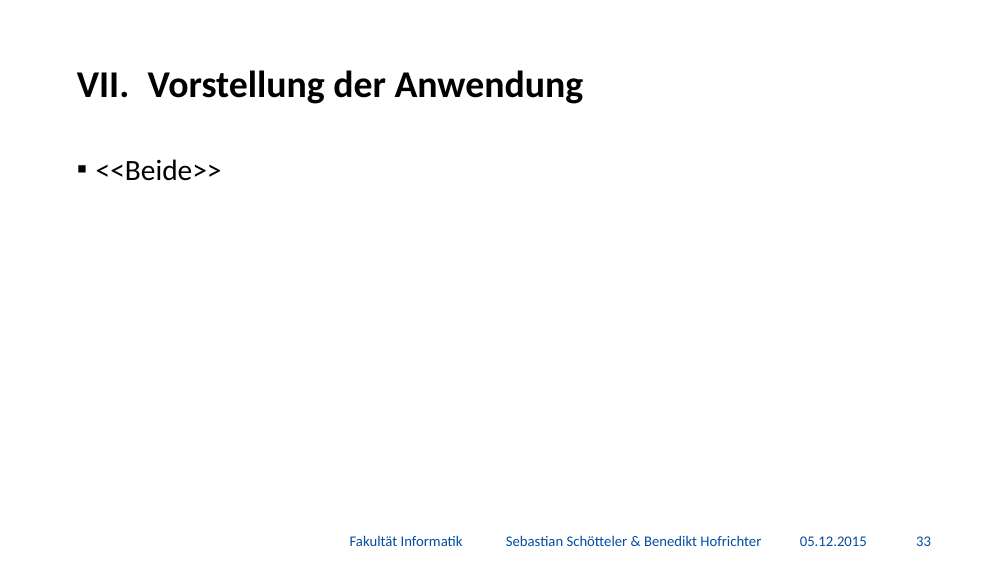
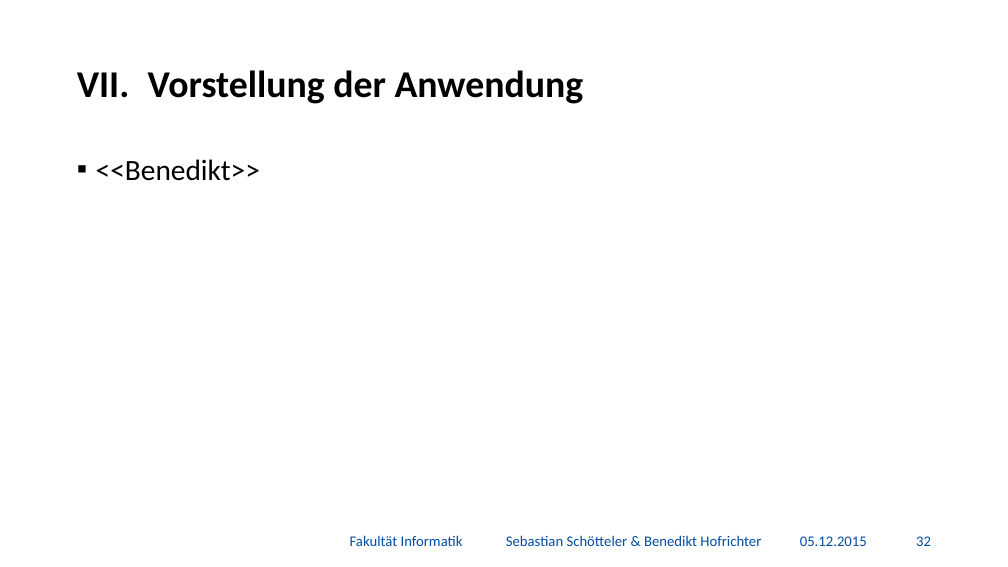
Before and after one commit to BenediktGitGit/soco15, a slide deck: slide 33 of 3b) Vortrag/Präsentation.pptx (slide 34 before the commit). Drawn at 1008x567 pixels with LibreOffice and Linux fonts; fonts in the diff are those of the drawing; background and template pictures are left out. Boxes give left, top, right and bottom in pixels: in the first picture for what was removed or moved away, otherwise in the second. Text is boxed around its words. In the diff, an @@ line names an element or a change of style, - is before the commit and + after.

```diff
--- a/3b) Vortrag/Präsentation.pptx
+++ b/3b) Vortrag/Präsentation.pptx
@@ text at (96, 159, 260, 181): text changed @@
-▪ <<Beide>>
+▪ <<Benedikt>>
```
Also in this commit, not shown: 5 other slides changed, 2 slides removed, 1 other file.
